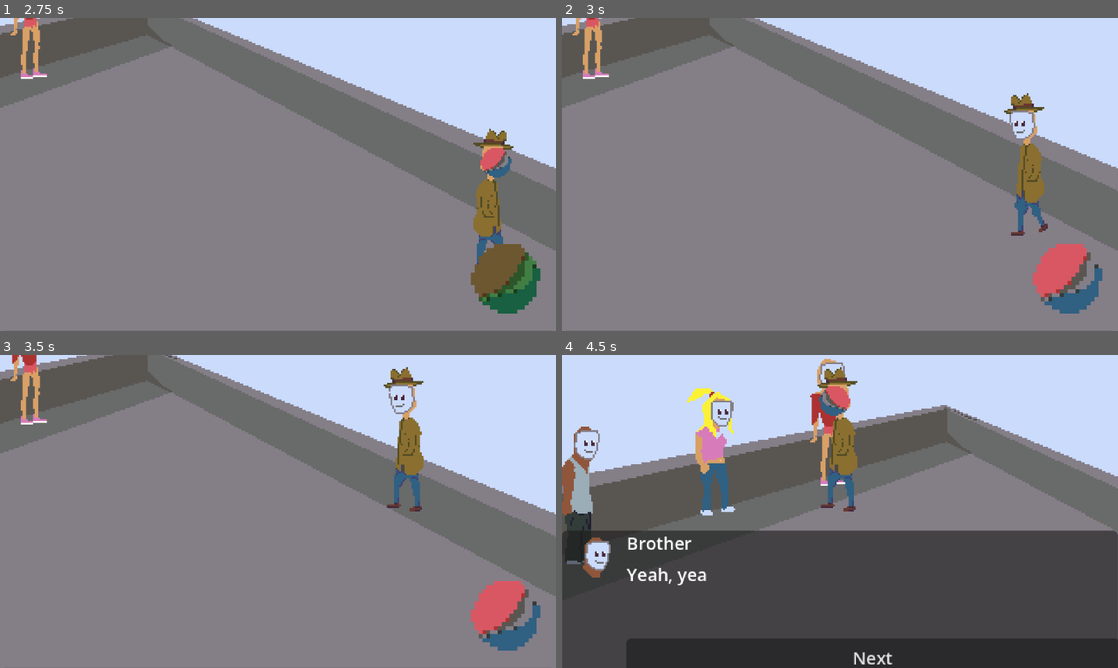
Above: before the commit, frames 1-4 (two rows, left to right).
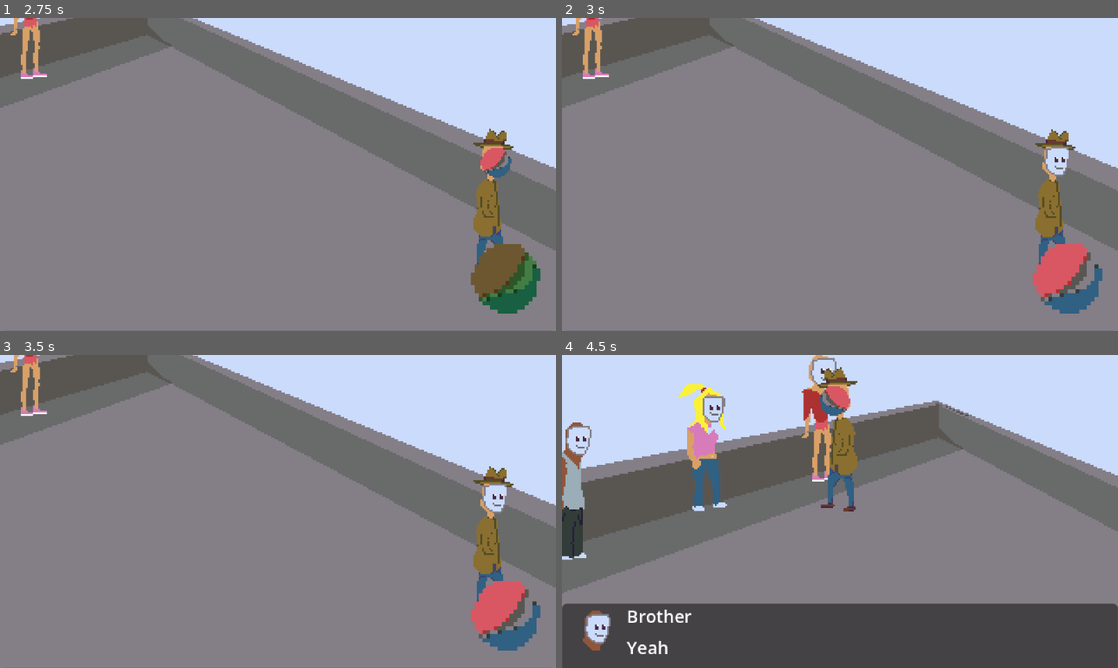
Above: after the commit, the same moments.

Repository: TerjeBallestad/pespi-mask
Game: Godot game, scene res://scenes/roof.tscn
The game is run twice, just before and just after one commit, with the same random seed, the same clock (stepped at 60 frames per second) and the same inputs. This scene is started directly instead of the project's main scene. Sound files missing from this copy of the repository are replaced by a short silence.
Inputs (mouse positions are in pixels of both pictures, inside the frame that each line leads up to):
- Up to frame 1 (2.75 s): click (505, 277) at 0.5 s; click (505, 277) at 1.25 s; click (505, 277) at 2 s
- Up to frame 2 (3 s): tap Enter at 2.75 s; move the mouse to (962, 158) at 2.77 s; click (962, 158) at 2.92 s
- Up to frame 3 (3.5 s): no input
- Up to frame 4 (4.5 s): tap Space at 3.5 s; move the mouse to (589, 361) at 3.52 s; click (589, 361) at 3.67 s; move the mouse to (578, 495) at 4.27 s; click (578, 495) at 4.42 s

Frame 1 is identical in both runs. In frame 2, 2.8% of the frame differs, in the area x 79-93%, y 24-79%; in frame 3, 9.7%; in frame 4, 39%, in the area x 0-100%, y 0-100%.

Commit message:
you can get to the roooooftopppp now

Diff:
--- a/scenes/elevator_to_lobby.tscn
+++ b/scenes/elevator_to_lobby.tscn
@@ -2,7 +2,6 @@
 
 [ext_resource type="PackedScene" uid="uid://fgd2lltnrghj" path="res://scenes/elevator_base.tscn" id="3_3m8g7"]
 [ext_resource type="PackedScene" uid="uid://dpoq815ist814" path="res://scenes/navigation/exit_point.tscn" id="4_c0nxn"]
-[ext_resource type="AudioStream" uid="uid://e163mka1t6jr" path="res://audio/music/GGJ26 - Music - Distorted Muzak - Loop.ogg" id="5_l77j0"]
 
 [node name="Elevator" type="Node2D" unique_id=1208638044]
 
@@ -10,9 +9,4 @@
 position = Vector2(-15, 23)
 target_scene = "res://scenes/lobby.tscn"
 
-[node name="AudioStreamPlayer" type="AudioStreamPlayer" parent="." unique_id=744022343]
-stream = ExtResource("5_l77j0")
-autoplay = true
-bus = &"Music"
-
 [node name="ElevatorBase" parent="." unique_id=971386404 instance=ExtResource("3_3m8g7")]
--- a/scenes/elevator_to_rooftop.tscn
+++ b/scenes/elevator_to_rooftop.tscn
@@ -9,4 +9,4 @@
 
 [node name="ExitToLobby" parent="." unique_id=1353387834 instance=ExtResource("2_1j5eh")]
 position = Vector2(-15, 23)
-target_scene = "res://scenes/lobby.tscn"
+target_scene = "res://scenes/roof.tscn"
--- a/scenes/roof.tscn
+++ b/scenes/roof.tscn
@@ -6,8 +6,9 @@
 [ext_resource type="PackedScene" uid="uid://cvafxmihkjc45" path="res://scenes/objects/npcs/retiree.tscn" id="4_vhueb"]
 [ext_resource type="PackedScene" uid="uid://6w75cc8gomib" path="res://scenes/objects/npcs/influencer.tscn" id="5_f2n6m"]
 [ext_resource type="PackedScene" uid="uid://iyl2b2hg026c" path="res://scenes/objects/protagonist.tscn" id="6_18ch0"]
-[ext_resource type="Script" path="res://scripts/camera_movement.gd" id="7_r0crw"]
+[ext_resource type="Script" uid="uid://b0nkgpaw424r1" path="res://scripts/camera_movement.gd" id="7_r0crw"]
 [ext_resource type="AudioStream" uid="uid://bl8ue8baeawci" path="res://audio/music/GGJ26 - Music - Muzak.ogg" id="9_xrsjr"]
+[ext_resource type="PackedScene" uid="uid://dpoq815ist814" path="res://scenes/navigation/exit_point.tscn" id="10_cx433"]
 [ext_resource type="PackedScene" uid="uid://p1avxbudm00a" path="res://scenes/ui/ui.tscn" id="10_f3adr"]
 
 [sub_resource type="RectangleShape2D" id="RectangleShape2D_07nfq"]
@@ -23,6 +24,10 @@
 
 [node name="Sprite2D" type="Sprite2D" parent="." unique_id=2074024614]
 texture = ExtResource("1_quj0b")
+
+[node name="Polygon2D" type="Polygon2D" parent="." unique_id=570555881]
+color = Color(0, 0, 0, 0.4862745)
+polygon = PackedVector2Array(-293, 93, -258, 80, -239, 109, -283, 128, -306, 141)
 
 [node name="Npc" type="Area2D" parent="." unique_id=1358927776]
 position = Vector2(-8, -19)
@@ -77,7 +82,7 @@
 
 [node name="Ground" type="Polygon2D" parent="." unique_id=765097105 groups=["Ground"]]
 color = Color(1, 1, 1, 0)
-polygon = PackedVector2Array(-202, 7, -267, 34, -360, 126, 361, 125, 210, -1, -104, -11)
+polygon = PackedVector2Array(-289, 60, -293, 129, 290, 128, 298, 91, 61, -44, 14.887878, -4.016144, -96, -2)
 
 [node name="AudioStreamPlayer" type="AudioStreamPlayer" parent="." unique_id=347338808]
 stream = ExtResource("9_xrsjr")
@@ -85,3 +90,7 @@
 bus = &"Music"
 
 [node name="CanvasLayer" parent="." unique_id=1451279979 instance=ExtResource("10_f3adr")]
+
+[node name="ExitPoint" parent="." unique_id=1353387834 instance=ExtResource("10_cx433")]
+position = Vector2(-274, 94)
+target_scene = "res://scenes/elevator_to_lobby.tscn"
Not shown: 1 places in scenes/roof.tscn that only renumber resources
